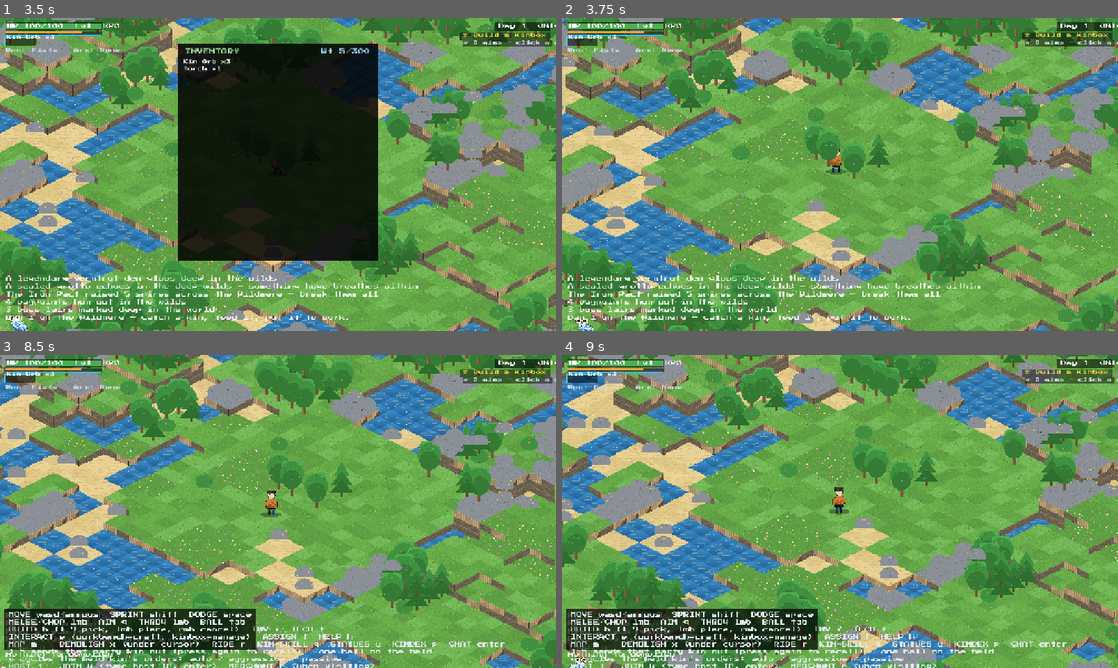
Above: before the commit, frames 1-4 (two rows, left to right).
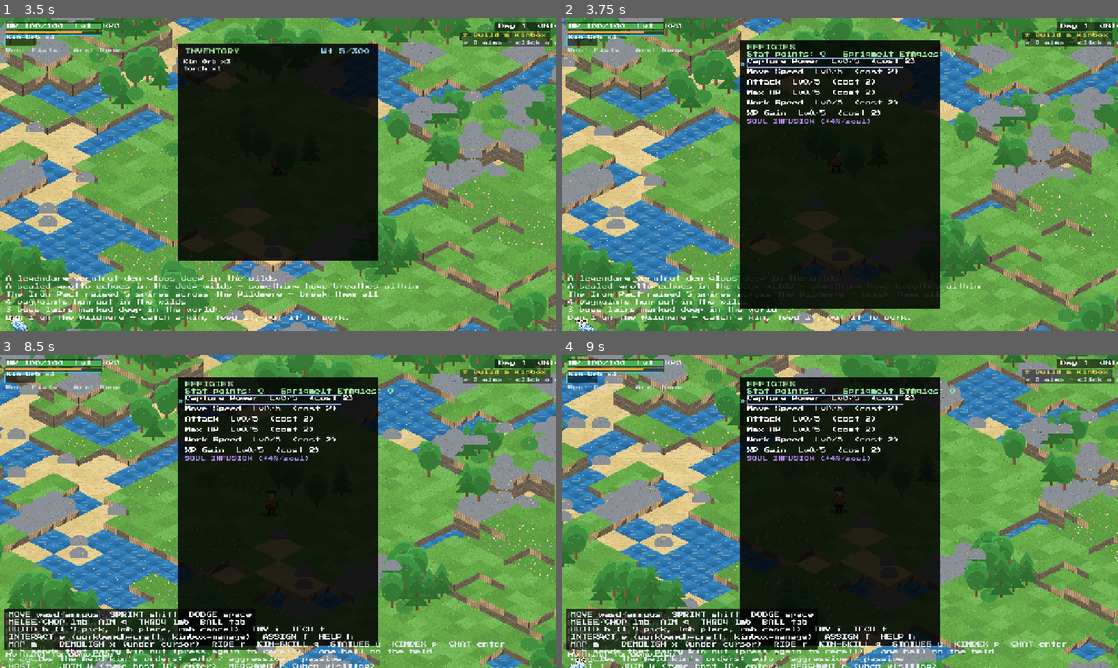
Above: after the commit, the same moments.

Repository: biggameking/PLG
Game: Godot game, scene res://scenes/main.tscn
Two runs of this game, one before a commit and one after it. Both use one fixed random seed, a clock stepped at 60 frames per second and the inputs below.
Inputs (mouse positions are in pixels of both pictures, inside the frame that each line leads up to):
- Up to frame 1 (3.5 s): tap Enter (ui_accept) at 0.5, 0.77, 1.07, 2.75 s; move the mouse to (400, 158) at 0.52 s; hold D (move_right) 0.53-1.25 s; hold B (build) 0.53-1.25 s; click (400, 158) at 0.67 s; tap P (dex) at 0.8 s; drag from (166, 190) to (250, 237) at 1.27 s; move the mouse to (333, 105) at 2.02 s; hold D (move_right) 2.03-2.75 s; hold N (guide) 2.03-2.75 s; click (333, 105) at 2.17 s; tap I (inv) at 2.3 s; drag from (250, 237) to (111, 127) at 2.77 s
- Up to frame 2 (3.75 s): tap Enter (ui_accept) at 3.5 s; move the mouse to (1006, 221) at 3.52 s; hold A (move_left) from 3.53 s (still down); hold U (statues) from 3.53 s (still down); click (1006, 221) at 3.67 s
- Up to frame 3 (8.5 s): tap Enter (ui_accept) at 3.77, 4.07, 5, 6.77, 7.07 s; tap T (tech) at 3.8 s; tap H (help) at 4.15 s; release A (move_left) at 4.25 s; release U (statues) at 4.25 s; drag from (111, 464) to (194, 433) at 4.27 s; move the mouse to (305, 511) at 5.02 s; hold S (move_down) 5.03-5.75 s; hold Enter (ui_accept) 5.03-5.75 s; click (305, 511) at 5.17 s; tap B (build) at 5.3 s; drag from (194, 433) to (166, 527) at 5.77 s; move the mouse to (400, 495) at 6.52 s; hold W (move_up) 6.53-7.25 s; hold B (build) 6.53-7.25 s; click (400, 495) at 6.67 s; tap N (guide) at 6.8 s; drag from (166, 527) to (250, 574) at 7.27 s; move the mouse to (333, 442) at 8.02 s; hold S (move_down) from 8.03 s (still down); hold X (demolish) from 8.03 s (still down); click (333, 442) at 8.17 s; tap U (statues) at 8.3 s
- Up to frame 4 (9 s): release S (move_down) at 8.75 s; release X (demolish) at 8.75 s; drag from (812, 574) to (673, 464) at 8.77 s

Frame 1 is identical in both runs. In frame 2, 31% of the frame differs, in the area x 32-71%, y 7-93%; in frame 3, 30%; in frame 4, 30%.

Commit message:
S29e: statues panel painted off-screen — perks/infusion were dead UI
draw_statues used the viewport SIZE as coordinates (r.x+16, r.y+40),
rendering the entire panel outside the screen on both axes. Perks and
soul infusion were unreachable since the panel shipped. Rebuilt on a
proper rect; infusion list now clips+scrolls. Suite 589/0.

Generated with [Devin](https://devin.ai)

Co-Authored-By: Devin <158243242+devin-ai-integration[bot]@users.noreply.github.com>

Diff:
--- a/src/hud.gd
+++ b/src/hud.gd
@@ -13,6 +13,7 @@
 var inv_scroll := 0
 var kin_scroll := 0
 var tech_scroll := 0
+var stat_scroll := 0
 var build_sel := -1
 var menu_sel := 0 # pad/arrow-key cursor over shell menus
 var click_rects := []   # [{rect, act, arg}]
@@ -237,7 +238,7 @@
 		game.panel = "" if game.panel == "dex" else "dex" # P: kindex
 		dex_scroll = 0
 		return
-	if game.panel in ["dex", "chest", "craft", "shop", "inv", "kinbox", "tech"] and event is InputEventMouseButton and event.pressed:
+	if game.panel in ["dex", "chest", "craft", "shop", "inv", "kinbox", "tech", "statues"] and event is InputEventMouseButton and event.pressed:
 		if event.button_index == MOUSE_BUTTON_WHEEL_UP:
 			_panel_scroll(-1)
 			get_viewport().set_input_as_handled()
@@ -340,6 +341,7 @@
 		"inv": inv_scroll = maxi(0, inv_scroll + dir)
 		"kinbox": kin_scroll = maxi(0, kin_scroll + dir)
 		"tech": tech_scroll = maxi(0, tech_scroll + dir)
+		"statues": stat_scroll = maxi(0, stat_scroll + dir)
 
 func _scroll_btns(rr: Rect2, up_act: String, dn_act: String, bx := -1.0, stacked := false) -> void:
 	# tap scrollers — lists taller than the panel need a slab-reachable tail
@@ -444,6 +446,8 @@
 		"kin_dn": _panel_scroll(1)
 		"tech_up": _panel_scroll(-1)
 		"tech_dn": _panel_scroll(1)
+		"stat_up": _panel_scroll(-1)
+		"stat_dn": _panel_scroll(1)
 		"build_pick": # tap toggles — there's no right-click on glass
 			build_sel = -1 if build_sel == int(cr["arg"]) else int(cr["arg"])
 		"equip":
@@ -1888,14 +1892,19 @@
 	return "Wpn: %s   Arm: %s%s" % [wn, an, acc]
 
 func draw_statues(r: Vector2) -> void:
-	var y := r.y + 40.0
-	draw_string(font, Vector2(r.x + 16, y - 16), "Stat points: %d   Sprigmelt Effigies: %d" % [game.stat_pts, game.item_count("sprigmelt_effigy")],
+	# panel rect like every sibling — the old body treated the viewport
+	# SIZE as a position and painted the whole panel off-screen (dead UI)
+	var rr := Rect2(r.x / 2 - 230, 50, 460, r.y - 100)
+	draw_rect(rr, Color(0, 0, 0, 0.85))
+	draw_string(font, rr.position + Vector2(16, 24), "EFFIGIES", HORIZONTAL_ALIGNMENT_LEFT, -1, 14, Color("#9be8a0"))
+	var y := rr.position.y + 56.0
+	draw_string(font, Vector2(rr.position.x + 16, y - 16), "Stat points: %d   Sprigmelt Effigies: %d" % [game.stat_pts, game.item_count("sprigmelt_effigy")],
 		HORIZONTAL_ALIGNMENT_LEFT, -1, 13, Color("#9be8a0"))
 	for k in game.perks:
 		var lvl: int = game.perks[k]
 		var cost := 2 + lvl * 2
 		var txt := "%s  Lv%d/5  (cost %d)" % [PERK_LABEL.get(k, k), lvl, cost] # foreign saves can inject unknown perk keys
-		var rect := Rect2(r.x + 16, y - 12, 360, 20)
+		var rect := Rect2(rr.position.x + 16, y - 12, 360, 20)
 		var col := Color.WHITE if lvl < 5 else Color(0.5, 0.5, 0.5)
 		if lvl < 5:
 			click_rects.append({"rect": rect, "act": "perk", "arg": k})
@@ -1903,7 +1912,7 @@
 		y += 24
 	# soul infusion: the same effigies harden a kin you own
 	y += 10
-	draw_string(font, Vector2(r.x + 16, y - 16), "SOUL INFUSION (+4%/soul)", HORIZONTAL_ALIGNMENT_LEFT, -1, 12, Color("#c08cff"))
+	draw_string(font, Vector2(rr.position.x + 16, y - 16), "SOUL INFUSION (+4%/soul)", HORIZONTAL_ALIGNMENT_LEFT, -1, 12, Color("#c08cff"))
 	var infused := []
 	for uid in game.party:
 		var qp: Kin = game.find_pal(uid)
@@ -1913,10 +1922,15 @@
 			infused.append(qp)
 	for bp2 in game.box:
 		infused.append(bp2)
-	for q2 in infused:
+	var rows2: int = int((rr.end.y - y - 8) / 20)
+	stat_scroll = clampi(stat_scroll, 0, maxi(0, infused.size() - rows2))
+	for i3 in range(stat_scroll, infused.size()):
+		var q2: Kin = infused[i3]
 		var cost2: int = 1 + q2.soul_boost
 		var full: bool = q2.soul_boost >= 10
-		var rect2 := Rect2(r.x + 16, y - 12, 360, 20)
+		if y > rr.end.y - 14:
+			break
+		var rect2 := Rect2(rr.position.x + 16, y - 12, 360, 20)
 		if not full:
 			click_rects.append({"rect": rect2, "act": "infuse", "arg": q2.uid})
 		var col2 := Color(0.5, 0.5, 0.5) if full else Color.WHITE
@@ -1924,6 +1938,8 @@
 			[str(q2.spec["name"]).left(14), q2.level, q2.soul_boost, cost2],
 			HORIZONTAL_ALIGNMENT_LEFT, -1, 12, col2)
 		y += 20
+	if infused.size() > rows2:
+		_scroll_btns(rr, "stat_up", "stat_dn")
 
 func draw_equipment_line() -> void:
 	draw_string(font, Vector2(14, 80), _eq_line(), HORIZONTAL_ALIGNMENT_LEFT, -1, 12, Color("#c9d8e8"))
--- a/tools/smoke_test.gd
+++ b/tools/smoke_test.gd
@@ -4727,6 +4727,9 @@
 	check("tech scroll moves", hudn.tech_scroll == 1)
 	hudn.run_click({"act": "tech_up", "arg": null})
 	check("tech scroll back", hudn.tech_scroll == 0)
+	game.panel = "statues"
+	hudn.run_click({"act": "stat_dn", "arg": null})
+	check("statues scroll moves", hudn.stat_scroll == 1)
 	game.panel = ""
 	# build bar rows pick on tap — 1-9 was the only door in
 	game.panel = "build"; hudn.build_sel = -1
Not shown, changed: ROADMAP.md
